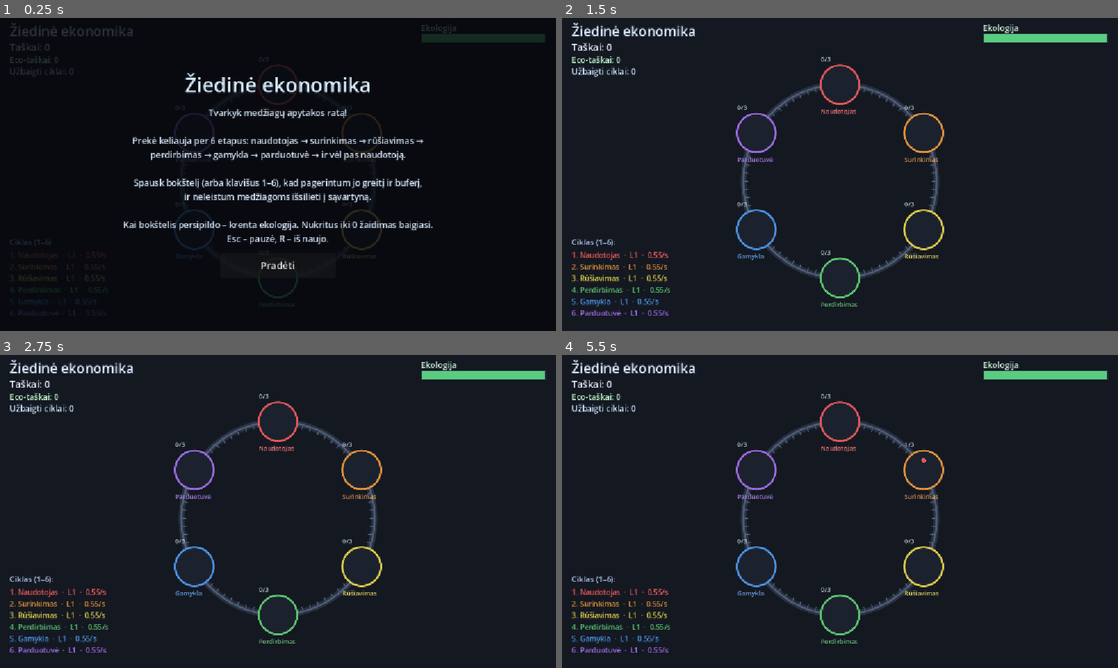
Above: before the commit, frames 1-4 (two rows, left to right).
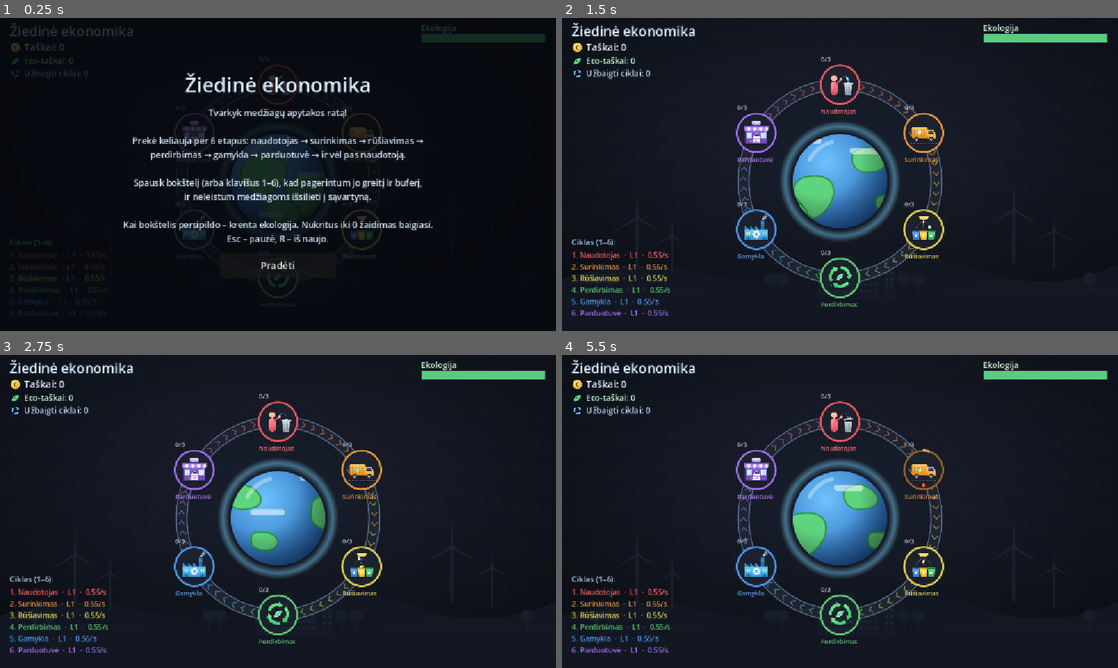
Above: after the commit, the same moments.

Repository: Y-Yes/ziedine-ekonomika
Game: Godot game, scene res://scenes/main.tscn
The game is run twice, just before and just after one commit, with the same random seed, the same clock (stepped at 60 frames per second) and the same inputs.
Inputs (mouse positions are in pixels of both pictures, inside the frame that each line leads up to):
- Up to frame 1 (0.25 s): no input
- Up to frame 2 (1.5 s): click "Pradėti" at 0.5 s; tap Enter at 1.25 s; move the mouse to (962, 158) at 1.27 s; tap R at 1.35 s; click (962, 158) at 1.42 s
- Up to frame 3 (2.75 s): move the mouse to (166, 527) at 2.02 s; tap 1 at 2.1 s; click (166, 527) at 2.17 s
- Up to frame 4 (5.5 s): move the mouse to (895, 442) at 2.77 s; tap one key every 0.75 s from 2.85 s: 2 3 4 5; click (895, 442) at 2.92 s; move the mouse to (812, 574) at 3.52 s; click (812, 574) at 3.67 s; move the mouse to (1006, 558) at 4.27 s; click (1006, 558) at 4.42 s; move the mouse to (673, 464) at 5.02 s; click (673, 464) at 5.17 s

The runs differ from the first frame. In frame 1, 3.3% of the frame differs, in the area x 1-68%, y 8-87%; in frame 2, 9.1%; in frame 3, 9.1%; in frame 4, 9.3%, in the area x 1-69%, y 4-87%.

Commit message:
atnaujintos grafikos

Diff:
--- a/scripts/game.gd
+++ b/scripts/game.gd
@@ -42,6 +42,8 @@
 	var vp := get_viewport_rect().size
 	center = Vector2(vp.x * 0.5, vp.y * 0.5 + 14.0)
 
+	_add_background()
+
 	ring = Ring.new()
 	ring.center = center
 	ring.radius = RING_RADIUS
@@ -56,12 +58,28 @@
 		stations.append(st)
 
 	angular_speed = TAU / LAP_TIME
+	ring.belt_speed = angular_speed
 
 	hud = Hud.new()
 	add_child(hud)
 	hud.setup(self)
 	hud.refresh()
 	hud.show_start_overlay()
+
+## Full-screen background picture behind everything (art/fonas.png).
+func _add_background() -> void:
+	if not ResourceLoader.exists("res://art/fonas.png"):
+		return
+	var layer := CanvasLayer.new()
+	layer.layer = -10
+	add_child(layer)
+	var bg := TextureRect.new()
+	bg.texture = load("res://art/fonas.png")
+	bg.set_anchors_preset(Control.PRESET_FULL_RECT)
+	bg.expand_mode = TextureRect.EXPAND_IGNORE_SIZE
+	bg.stretch_mode = TextureRect.STRETCH_KEEP_ASPECT_COVERED
+	bg.mouse_filter = Control.MOUSE_FILTER_IGNORE
+	layer.add_child(bg)
 
 # --- Game flow -------------------------------------------------------------
 
@@ -104,6 +122,8 @@
 # --- Main loop -------------------------------------------------------------
 
 func _process(delta: float) -> void:
+	ring.eco_frac = clampf(eco / ECO_START, 0.0, 1.0)
+	ring.moving = running and not paused and not game_over
 	if not running or paused or game_over:
 		return
 	elapsed += delta
--- a/scripts/hud.gd
+++ b/scripts/hud.gd
@@ -53,9 +53,12 @@
 
 	title_label = _label(Vector2(20, 8), 28, Color(0.85, 0.92, 1.0))
 	title_label.text = "Žiedinė ekonomika"
-	score_label = _label(Vector2(20, 46), 20)
-	points_label = _label(Vector2(20, 74), 17, Color(0.75, 0.95, 0.8))
-	loops_label = _label(Vector2(20, 98), 17, Color(0.8, 0.9, 1.0))
+	score_label = _label(Vector2(50, 46), 20)
+	points_label = _label(Vector2(50, 76), 17, Color(0.75, 0.95, 0.8))
+	loops_label = _label(Vector2(50, 102), 17, Color(0.8, 0.9, 1.0))
+	_icon(0, Vector2(20, 49), 24)   # coin  -> score
+	_icon(1, Vector2(21, 78), 22)   # leaf  -> eco points
+	_icon(2, Vector2(21, 104), 22)  # cycle -> loops
 	status_label = _label(Vector2(20, 126), 15, Color(0.95, 0.8, 0.4))
 
 	_build_eco_bar()
@@ -97,6 +100,24 @@
 	_root.add_child(l)
 	return l
 
+## Small icon from art/ikonos.png (3 square icons: coin, leaf, cycle).
+func _icon(idx: int, pos: Vector2, size: float) -> void:
+	if not ResourceLoader.exists("res://art/ikonos.png"):
+		return
+	var sheet: Texture2D = load("res://art/ikonos.png")
+	var fw := float(sheet.get_width()) / 3.0
+	var at := AtlasTexture.new()
+	at.atlas = sheet
+	at.region = Rect2(fw * idx, 0.0, fw, float(sheet.get_height()))
+	var tr := TextureRect.new()
+	tr.texture = at
+	tr.expand_mode = TextureRect.EXPAND_IGNORE_SIZE
+	tr.stretch_mode = TextureRect.STRETCH_KEEP_ASPECT_CENTERED
+	tr.position = pos
+	tr.size = Vector2(size, size)
+	tr.mouse_filter = Control.MOUSE_FILTER_IGNORE
+	_root.add_child(tr)
+
 func _build_panel() -> void:
 	panel = ColorRect.new()
 	panel.color = Color(0.10, 0.12, 0.17, 0.96)
--- a/scripts/ring.gd
+++ b/scripts/ring.gd
@@ -1,16 +1,45 @@
 ## Ring
 ##
-## Draws the circular conveyor and provides the angle <-> position math shared by
-## the game controller, the stations and the tokens.
+## Draws the circular conveyor belt (with chevrons moving in the direction of
+## flow, tinted by the stage they lead to), the planet in the middle (it turns
+## grey as ecology drops) and provides the angle <-> position math shared by the
+## game controller, the stations and the tokens.
 class_name Ring
 extends Node2D
+
+const PLANET_OK := "res://art/planeta.png"
+const PLANET_BAD := "res://art/planeta_tarsa.png"
+const PLANET_FRAMES := 24
+const PLANET_FPS := 6.0
 
 var center: Vector2 = Vector2.ZERO
 var radius: float = 200.0
 var step: float = TAU / float(Pipeline.count())
 
+## Belt speed in radians / second (set by the game to match token speed).
+var belt_speed: float = TAU / 9.0
+## 1 = healthy planet, 0 = fully polluted (set by the game).
+var eco_frac: float = 1.0
+## Belt moves only while the game is running.
+var moving: bool = false
+
+var _belt_offset: float = 0.0
+var _planet_anim: float = 0.0
+var _planet_ok: Texture2D
+var _planet_bad: Texture2D
+
 func _ready() -> void:
 	z_index = -1
+	if ResourceLoader.exists(PLANET_OK):
+		_planet_ok = load(PLANET_OK)
+	if ResourceLoader.exists(PLANET_BAD):
+		_planet_bad = load(PLANET_BAD)
+
+func _process(delta: float) -> void:
+	if moving:
+		_belt_offset = fmod(_belt_offset + belt_speed * delta, TAU)
+	_planet_anim = fmod(_planet_anim + delta * PLANET_FPS, float(PLANET_FRAMES))
+	queue_redraw()
 
 ## Base angle (radians) of station `i`. Station 0 sits at the top and the ring
 ## runs clockwise across the screen (screen-space Y points down).
@@ -26,14 +55,40 @@
 	return position_for_angle(base_angle(i))
 
 func _draw() -> void:
-	# Outer rail
-	draw_arc(center, radius, 0.0, TAU, 160, Color(0.16, 0.19, 0.25, 1.0), 12.0, true)
-	# Inner highlight
-	draw_arc(center, radius, 0.0, TAU, 160, Color(0.30, 0.36, 0.46, 1.0), 4.0, true)
-	# Dashed direction ticks to hint the flow direction
-	var n := 72
+	_draw_planet()
+	_draw_belt()
+
+func _draw_planet() -> void:
+	if _planet_ok == null:
+		return
+	var sz := radius * 1.3
+	var rect := Rect2(center - Vector2(sz, sz) * 0.5, Vector2(sz, sz))
+	var frame := int(_planet_anim) % PLANET_FRAMES
+	var fw := float(_planet_ok.get_width()) / float(PLANET_FRAMES)
+	var src := Rect2(fw * frame, 0.0, fw, float(_planet_ok.get_height()))
+	draw_texture_rect_region(_planet_ok, rect, src)
+	if _planet_bad != null and eco_frac < 1.0:
+		draw_texture_rect_region(_planet_bad, rect, src, Color(1, 1, 1, clampf(1.0 - eco_frac, 0.0, 1.0)))
+
+func _draw_belt() -> void:
+	# Belt body with two rails
+	draw_arc(center, radius, 0.0, TAU, 180, Color(0.12, 0.14, 0.19, 1.0), 22.0, true)
+	draw_arc(center, radius - 11.0, 0.0, TAU, 180, Color(0.32, 0.38, 0.5, 1.0), 2.5, true)
+	draw_arc(center, radius + 11.0, 0.0, TAU, 180, Color(0.32, 0.38, 0.5, 1.0), 2.5, true)
+
+	# Chevrons moving clockwise, tinted toward the next station's color.
+	var n := 60
 	for k in n:
-		var a := TAU * float(k) / float(n)
-		var p0 := center + Vector2(cos(a), sin(a)) * (radius - 9.0)
-		var p1 := center + Vector2(cos(a), sin(a)) * (radius - 3.0)
-		draw_line(p0, p1, Color(0.45, 0.55, 0.7, 0.55), 2.0, true)
+		var a := TAU * float(k) / float(n) + _belt_offset
+		var rel := fposmod(a - base_angle(0), TAU) / step
+		var i := int(rel)
+		var f := rel - float(i)
+		var col := Pipeline.color_of(i).lerp(Pipeline.color_of(i + 1), f)
+		col.a = 0.55
+		var dir := Vector2(-sin(a), cos(a))      # tangent (clockwise)
+		var nrm := Vector2(cos(a), sin(a))       # outward normal
+		var p := center + nrm * radius
+		var tip := p + dir * 3.5
+		draw_polyline(PackedVector2Array([
+			p - dir * 3.0 + nrm * 6.0, tip, p - dir * 3.0 - nrm * 6.0,
+		]), col, 2.5, true)
--- a/scripts/station.gd
+++ b/scripts/station.gd
@@ -27,8 +27,30 @@
 
 var _timer: float = 0.0
 
+# --- Animated art ------------------------------------------------------------
+# Each station has a horizontal sprite sheet in res://art/ (ANIM_FRAMES square
+# frames side by side). Generated by tools/gen_art.py.
+const ART := [
+	"res://art/1_naudotojas.png",
+	"res://art/2_surinkimas.png",
+	"res://art/3_rusiavimas.png",
+	"res://art/4_perdirbimas.png",
+	"res://art/5_gamykla.png",
+	"res://art/6_parduotuve.png",
+]
+const ANIM_FRAMES := 24
+const IDLE_FPS := 7.0      # animation speed while the station is empty
+const BUSY_FPS := 16.0     # animation speed while processing (level 1)
+
+var _sheet: Texture2D
+var _anim: float = 0.0
+
 func _ready() -> void:
 	z_index = 1
+	if index >= 0 and index < ART.size() and ResourceLoader.exists(ART[index]):
+		_sheet = load(ART[index])
+	# Desync stations so they don't animate in lockstep.
+	_anim = float(index) * 4.0
 	recompute()
 	set_process(true)
 
@@ -63,9 +85,15 @@
 	queue_redraw()
 
 func _process(delta: float) -> void:
+	if _sheet != null:
+		var fps := IDLE_FPS
+		if not buffer.is_empty():
+			fps = minf(BUSY_FPS * sqrt(float(speed_level)), 36.0)
+		_anim = fmod(_anim + delta * fps, float(ANIM_FRAMES))
+	queue_redraw()
+
 	if flash > 0.0:
 		flash = maxf(0.0, flash - delta * 2.0)
-		queue_redraw()
 
 	if buffer.is_empty():
 		_timer = 0.0
@@ -87,7 +115,26 @@
 
 	# Body
 	draw_circle(Vector2.ZERO, base_radius, Color(0.11, 0.13, 0.18, 1.0))
-	draw_arc(Vector2.ZERO, base_radius, 0.0, TAU, 48, accent, 4.0, true)
+
+	# Animated illustration
+	if _sheet != null:
+		var fw := float(_sheet.get_width()) / float(ANIM_FRAMES)
+		var frame := int(_anim) % ANIM_FRAMES
+		var sz := base_radius * 1.6
+		draw_texture_rect_region(_sheet,
+			Rect2(Vector2(-sz * 0.5, -sz * 0.5 - 2.0), Vector2(sz, sz)),
+			Rect2(fw * frame, 0.0, fw, float(_sheet.get_height())))
+
+	# Rim: dim when idle; while processing a bright arc shows progress
+	# towards releasing the next token.
+	var busy := not buffer.is_empty()
+	draw_arc(Vector2.ZERO, base_radius, 0.0, TAU, 48,
+		accent if not busy else accent.darkened(0.35), 4.0, true)
+	if busy:
+		var frac := clampf(_timer * process_rate, 0.0, 1.0)
+		if frac > 0.01:
+			draw_arc(Vector2.ZERO, base_radius, -PI * 0.5, -PI * 0.5 + TAU * frac, 48,
+				accent.lightened(0.25), 5.0, true)
 
 	# Selection highlight
 	if selected:
@@ -96,13 +143,23 @@
 	# Overflow flash
 	if flash > 0.0:
 		draw_arc(Vector2.ZERO, base_radius + 3.0, 0.0, TAU, 48, Color(1.0, 0.25, 0.25, flash), 7.0, true)
+		# Pollution smog puffs rising from the overflowing station.
+		var g := 1.0 - flash
+		for k in 4:
+			var p := Vector2((float(k) - 1.5) * 13.0 + sin(g * 6.0 + k) * 4.0,
+				-base_radius * 0.3 - g * 55.0 - float(k % 2) * 10.0)
+			var r := 9.0 + g * 14.0 + float(k % 2) * 3.0
+			draw_circle(p, r, Color(0.36, 0.33, 0.3, flash * 0.75))
+			draw_circle(p + Vector2(-r * 0.3, -r * 0.3), r * 0.45, Color(0.5, 0.47, 0.42, flash * 0.5))
 
-	# Buffer dots, distributed around a small inner circle.
+	# Buffer dots along the inner bottom edge, so they don't cover the art.
 	var n := buffer.size()
+	var spread := minf(0.36, PI * 1.1 / float(maxi(1, capacity)))
 	for i in n:
-		var a := -PI * 0.5 + TAU * (float(i) / float(maxi(1, capacity)))
-		var p := Vector2(cos(a), sin(a)) * (base_radius * 0.5)
-		draw_circle(p, 5.0, Pipeline.color_of(buffer[i].form))
+		var a := PI * 0.5 + (float(i) - float(n - 1) * 0.5) * spread
+		var p := Vector2(cos(a), sin(a)) * (base_radius - 8.0)
+		draw_circle(p, 5.0, Color(0.06, 0.07, 0.1, 0.9))
+		draw_circle(p, 4.0, Pipeline.color_of(buffer[i].form))
 
 	var font := ThemeDB.fallback_font
 
--- a/scripts/token.gd
+++ b/scripts/token.gd
@@ -1,11 +1,17 @@
 ## Token
 ##
 ## A material token that circulates the ring. Its `form` is the index of the
-## station it most recently passed, which also determines its color. While it
-## sits inside a station buffer it is `active = false` and hidden (the station
-## draws it as a buffer dot instead).
+## station it most recently passed, which also determines its color and icon
+## (used bottle -> trash bag -> sorted bale -> pellets -> new product -> price
+## tag). While it sits inside a station buffer it is `active = false` and hidden
+## (the station draws it as a buffer dot instead).
 class_name Token
 extends Node2D
+
+const ICONS_PATH := "res://art/zetonai.png"   # 6 square icons side by side
+const ICON_COUNT := 6
+
+static var _icons: Texture2D
 
 var form: int = 0
 var next_station: int = 1
@@ -14,15 +20,35 @@
 var active: bool = true
 var radius: float = 9.0
 
+var _pop: float = 1.0   # 1 = just changed form, eases back to 0
+
 func _ready() -> void:
 	z_index = 0
+	if _icons == null and ResourceLoader.exists(ICONS_PATH):
+		_icons = load(ICONS_PATH)
+
+func _process(delta: float) -> void:
+	if _pop > 0.0:
+		_pop = maxf(0.0, _pop - delta * 4.0)
+		queue_redraw()
 
 func _draw() -> void:
 	var c := Pipeline.color_of(form)
-	draw_circle(Vector2.ZERO, radius, c)
-	draw_arc(Vector2.ZERO, radius - 1.5, 0.0, TAU, 20, c.darkened(0.35), 2.0, true)
-	draw_circle(Vector2(-radius * 0.3, -radius * 0.3), radius * 0.28, Color(1, 1, 1, 0.55))
+	# Little "pop" when the token changes form.
+	var k := 1.0 + 0.35 * _pop
+	if _icons != null:
+		var fw := float(_icons.get_width()) / float(ICON_COUNT)
+		var sz := radius * 2.9 * k
+		draw_circle(Vector2.ZERO, radius * 1.45 * k, Color(c, 0.18))
+		draw_texture_rect_region(_icons,
+			Rect2(Vector2(-sz * 0.5, -sz * 0.5), Vector2(sz, sz)),
+			Rect2(fw * Pipeline.norm(form), 0.0, fw, float(_icons.get_height())))
+	else:
+		draw_circle(Vector2.ZERO, radius * k, c)
+		draw_arc(Vector2.ZERO, radius - 1.5, 0.0, TAU, 20, c.darkened(0.35), 2.0, true)
+		draw_circle(Vector2(-radius * 0.3, -radius * 0.3), radius * 0.28, Color(1, 1, 1, 0.55))
 
-## Update the visual color (call after changing `form`).
+## Update the visual (call after changing `form`).
 func refresh() -> void:
+	_pop = 1.0
 	queue_redraw()
Not shown, added: 1_naudotojas.svg.import
Not shown, added: 2_surinkimas.svg.import
Not shown, added: 3_rusiavimas.svg.import
Not shown, added: 4_perdirbimas.svg.import
Not shown, added: 5_gamykla.svg.import
Not shown, added: 6_parduotuve.svg.import
Binary file added: art/1_naudotojas.png
Not shown, added: art/1_naudotojas.png.import
Binary file added: art/2_surinkimas.png
Not shown, added: art/2_surinkimas.png.import
Binary file added: art/3_rusiavimas.png
Not shown, added: art/3_rusiavimas.png.import
(and 17 more such lines)
